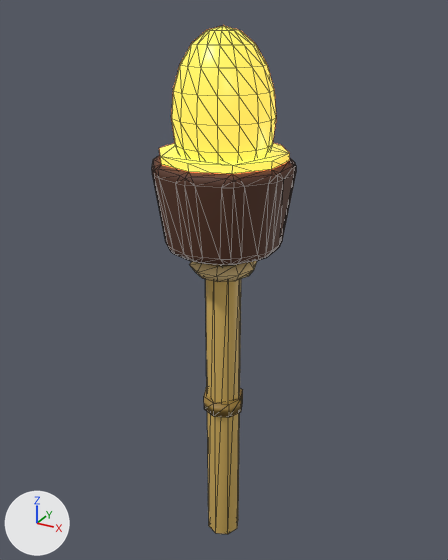
A saved change to the glTF model art/models/lava_exit_torch.glb.
Camera for both pictures: a 50 mm lens placed at (0.815, -1.478, 1.686), pointed at (-0.021, 0.041, 0.926). The lights are fixed; the arrows at lower left show +X, +Y and +Z. The older version comes first. Mesh edges are drawn as thin lines.

Names of what the first picture shows: 'ExitTorch'.
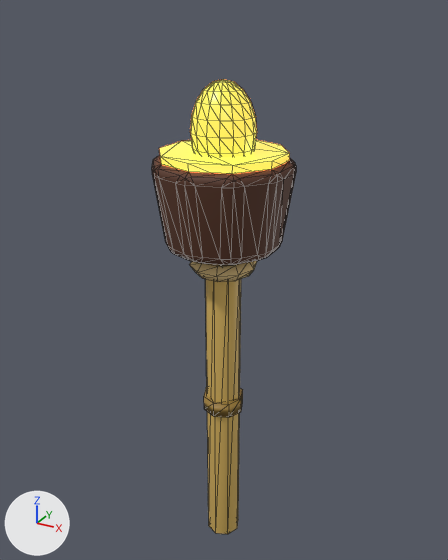
The change, as a list of edits to the scene's bpy script:
```text
Change me_exittorch:
    used by ob_exittorch; location = (0.0, 0.0, 0.0)
    remove me_exittorch.from_pydata(...)  # 388 vertices, 756 faces; spans x -0.2..0.2, y -0.2..0.2, z 0.0..1.64
    add me_exittorch.from_pydata(...)  # 388 vertices, 756 faces; spans x -0.2..0.2, y -0.2..0.2, z 0.0..1.51
    me_exittorch part 1: 146 of 388 vertices moved; they spanned x -0.14..0.14, y -0.14..0.14, z 1.2..1.64 and now span x -0.09..0.09, y -0.09..0.09, z 1.25..1.51; mean shift (0.0, 0.0, -0.04); largest move (0.0, 0.04, 1.21) -> (0.01, 0.03, 1.51)
```

Where the change shows, as pixel boxes [x1, y1, x2, y2] in the pictures (448 x 560 px; the box of a moved part takes in the faces that stretch with it):
'ExitTorch', reshaped (10% shorter): before [152, 26, 296, 534]; after [152, 79, 296, 534]
part 1 of me_exittorch, moved or reshaped: before [171, 26, 276, 161]; after [190, 79, 257, 157]
